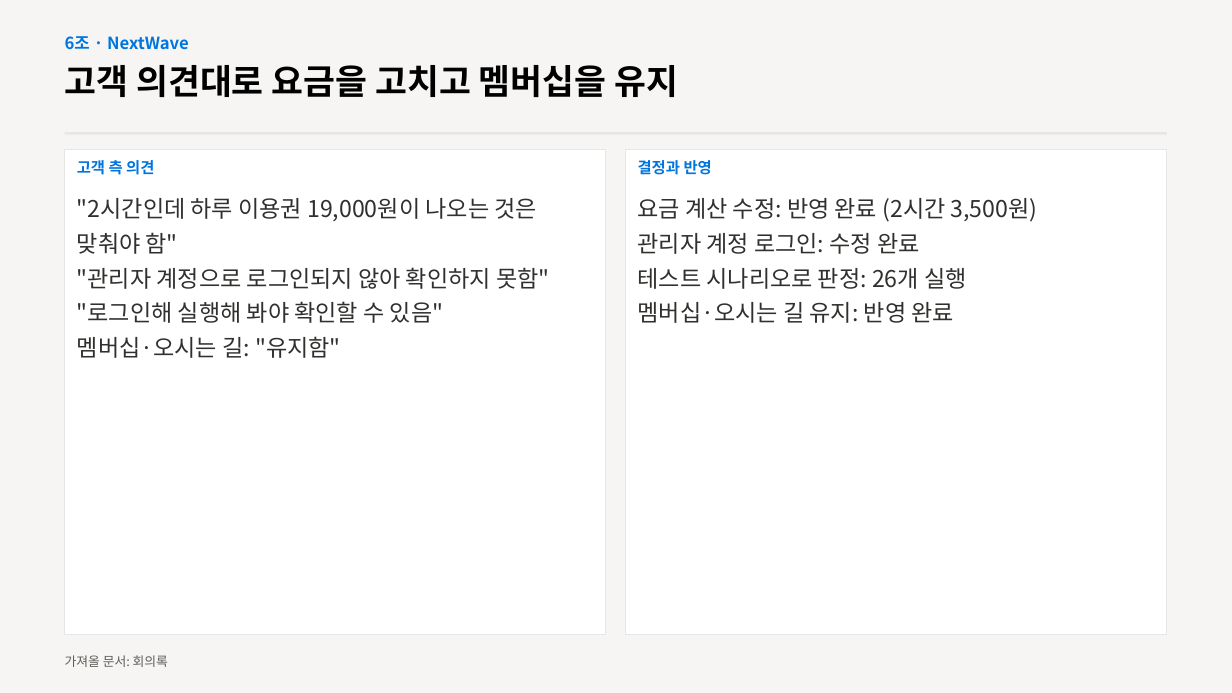
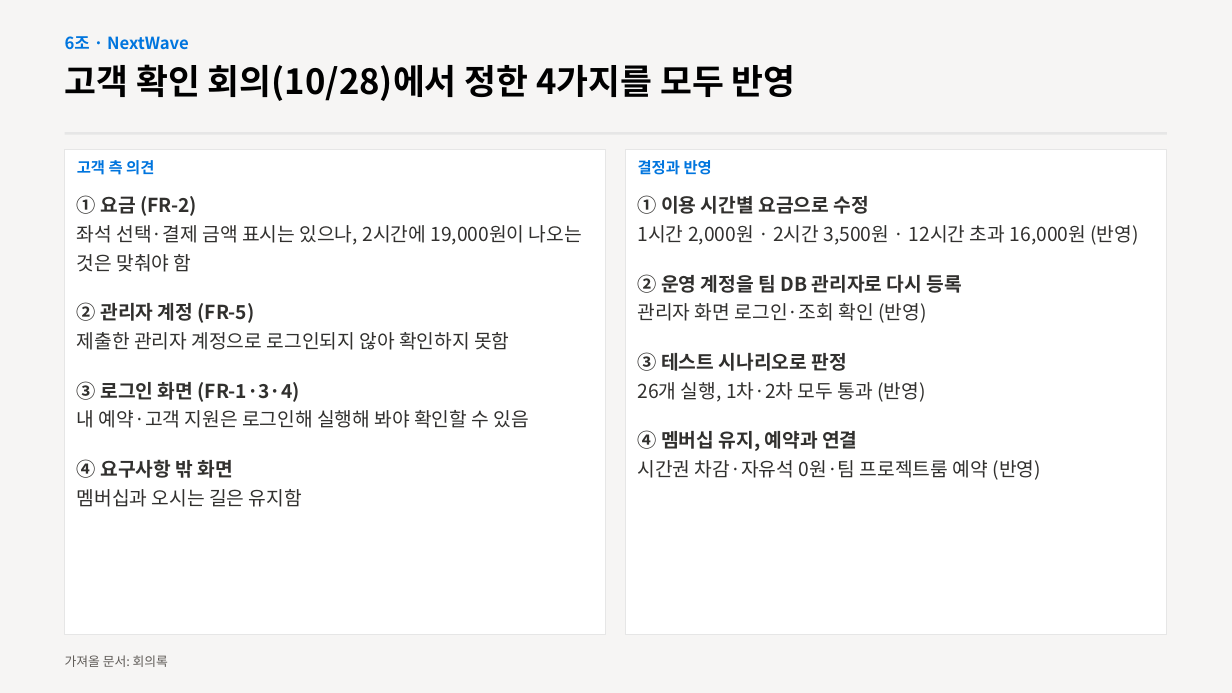
Before and after one commit to dlftjd6623-coder/nextwave, a slide deck: slide 13 of docs/발표자료_6조.pptx. Drawn at 1232x693 pixels with LibreOffice and Linux fonts; fonts in the diff are those of the drawing. Boxes give left, top, right and bottom in pixels: in the first picture for what was removed or moved away, otherwise in the second. Text is boxed around its words. In the diff, an @@ line names an element or a change of style, - is before the commit and + after.

```diff
--- a/docs/발표자료_6조.pptx
+++ b/docs/발표자료_6조.pptx
@@ text at (65,64,796,101): text changed @@
-고객 의견대로 요금을 고치고 멤버십을 유지
+고객 확인 회의(10/28)에서 정한 4가지를 모두 반영
@@ text at (77,195,582,507): text changed; size 18 to 15 pt @@
-"2시간인데 하루 이용권 19,000원이 나오는 것은 맞춰야 함"
-"관리자 계정으로 로그인되지 않아 확인하지 못함"
-"로그인해 실행해 봐야 확인할 수 있음"
-멤버십·오시는 길: "유지함"
+① 요금 (FR-2)
+좌석 선택·결제 금액 표시는 있으나, 2시간에 19,000원이 나오는 것은 맞춰야 함
+② 관리자 계정 (FR-5)
+제출한 관리자 계정으로 로그인되지 않아 확인하지 못함
+③ 로그인 화면 (FR-1·3·4)
+내 예약·고객 지원은 로그인해 실행해 봐야 확인할 수 있음
+④ 요구사항 밖 화면
+멤버십과 오시는 길은 유지함
@@ text at (638,195,1138,480): text changed; size 18 to 15 pt @@
-요금 계산 수정: 반영 완료 (2시간 3,500원)
-관리자 계정 로그인: 수정 완료
-테스트 시나리오로 판정: 26개 실행
-멤버십·오시는 길 유지: 반영 완료
+① 이용 시간별 요금으로 수정
+1시간 2,000원 · 2시간 3,500원 · 12시간 초과 16,000원 (반영)
+② 운영 계정을 팀 DB 관리자로 다시 등록
+관리자 화면 로그인·조회 확인 (반영)
+③ 테스트 시나리오로 판정
+26개 실행, 1차·2차 모두 통과 (반영)
+④ 멤버십 유지, 예약과 연결
+시간권 차감·자유석 0원·팀 프로젝트룸 예약 (반영)
```
